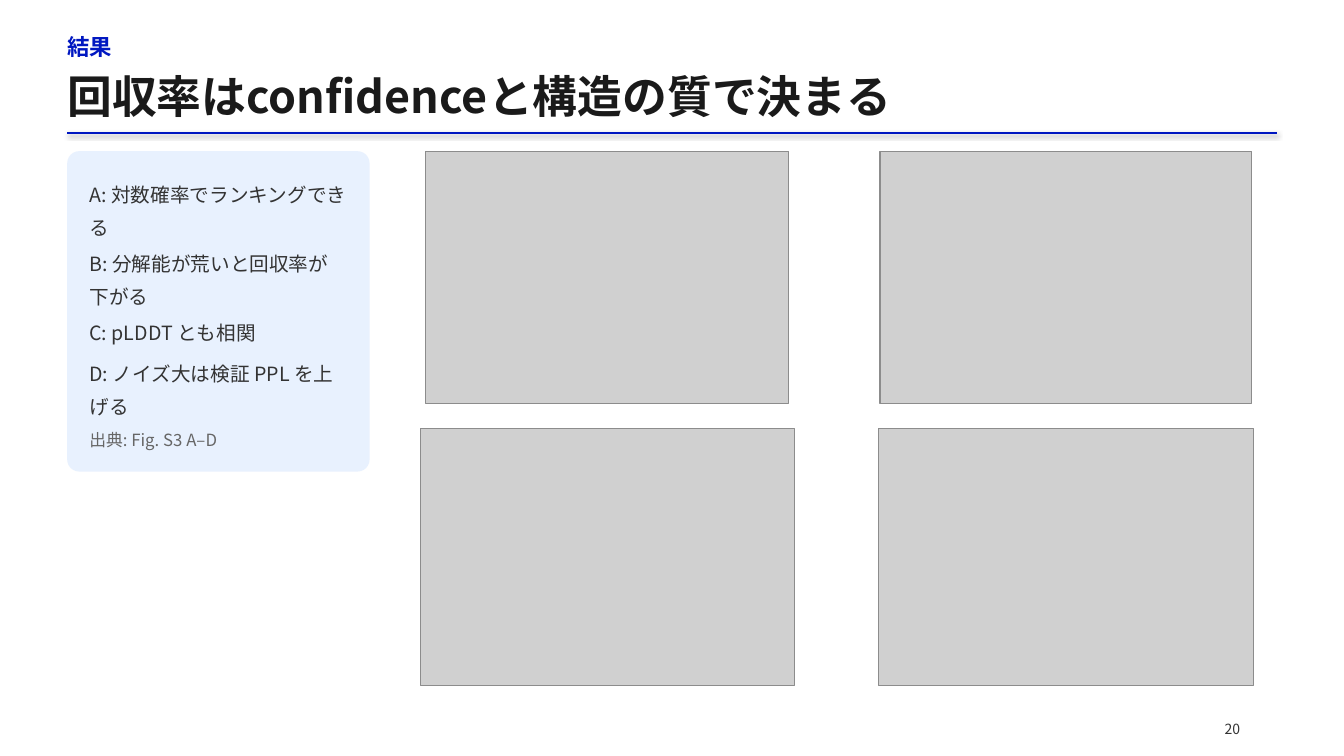
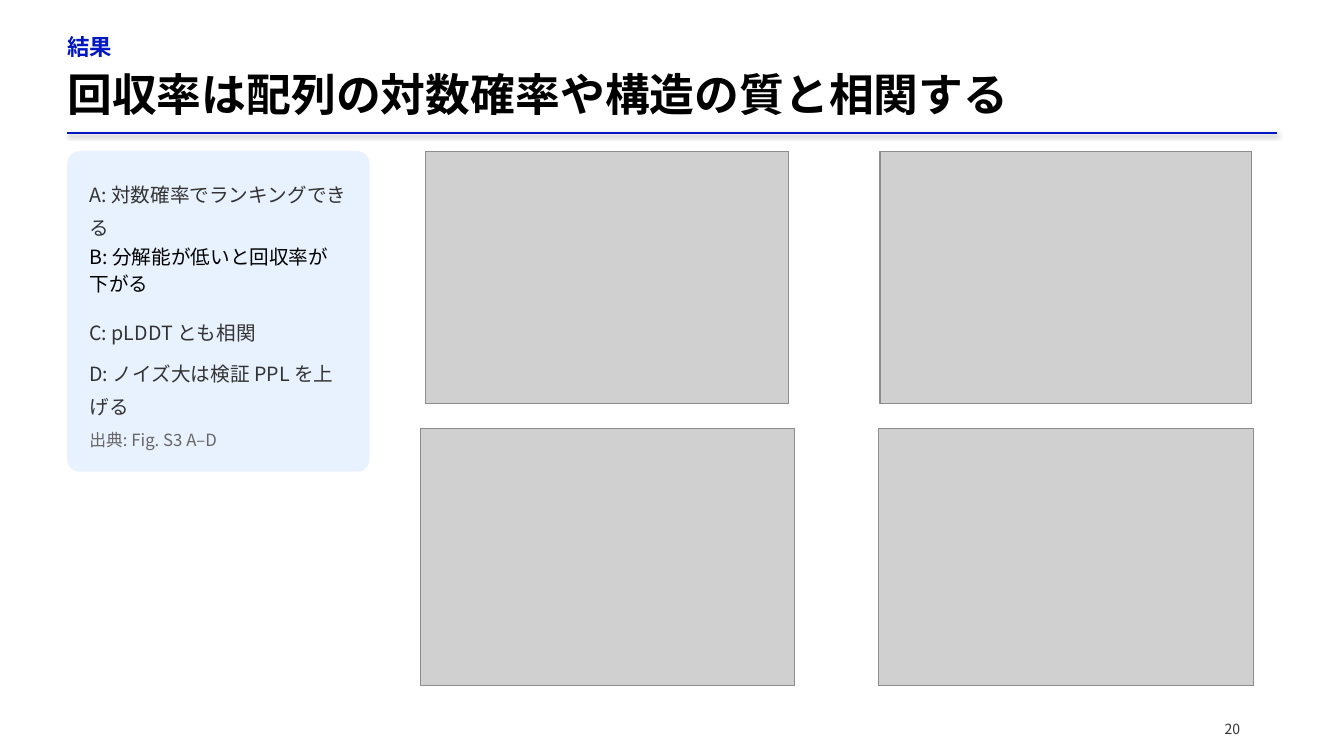
Before and after one commit to matsunagalab/lecture_bioinfo, a slide deck: slide 20 of 07_タンパク質設計/07_タンパク質設計.pptx. Drawn at 1344x756 pixels with LibreOffice and Linux fonts; fonts in the diff are those of the drawing; grey boxes stand for pictures. Boxes give left, top, right and bottom in pixels: in the first picture for what was removed or moved away, otherwise in the second. Text is boxed around its words. In the diff, an @@ line names an element or a change of style, - is before the commit and + after.

```diff
--- a/07_タンパク質設計/07_タンパク質設計.pptx
+++ b/07_タンパク質設計/07_タンパク質設計.pptx
@@ text at box(67, 73, 1008, 115): text changed; text colour #1A1A1A to #000000 @@
-回収率はconfidenceと構造の質で決まる
+回収率は配列の対数確率や構造の質と相関する
@@ text at box(89, 247, 328, 293): text changed; text colour #333333 to #000000 @@
-B: 分解能が荒いと回収率が下がる
+B: 分解能が低いと回収率が下がる
```
Also in this commit, not shown: 25 other slides changed, 1 slide added, 1 slide removed, 2 other files.
